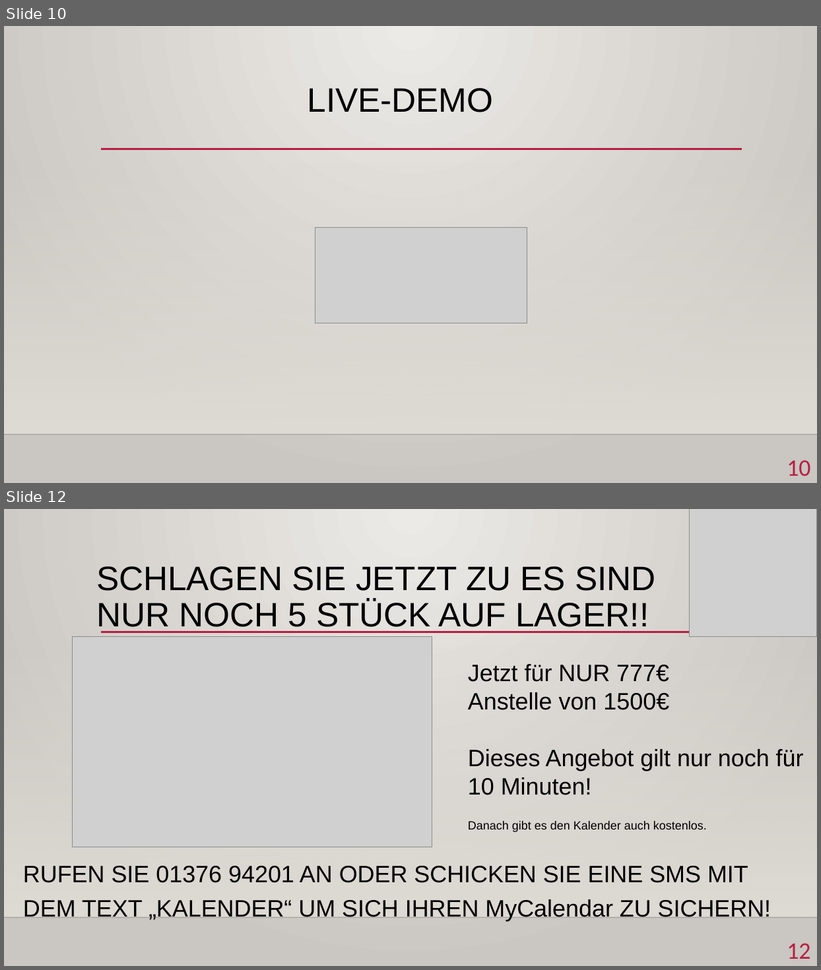
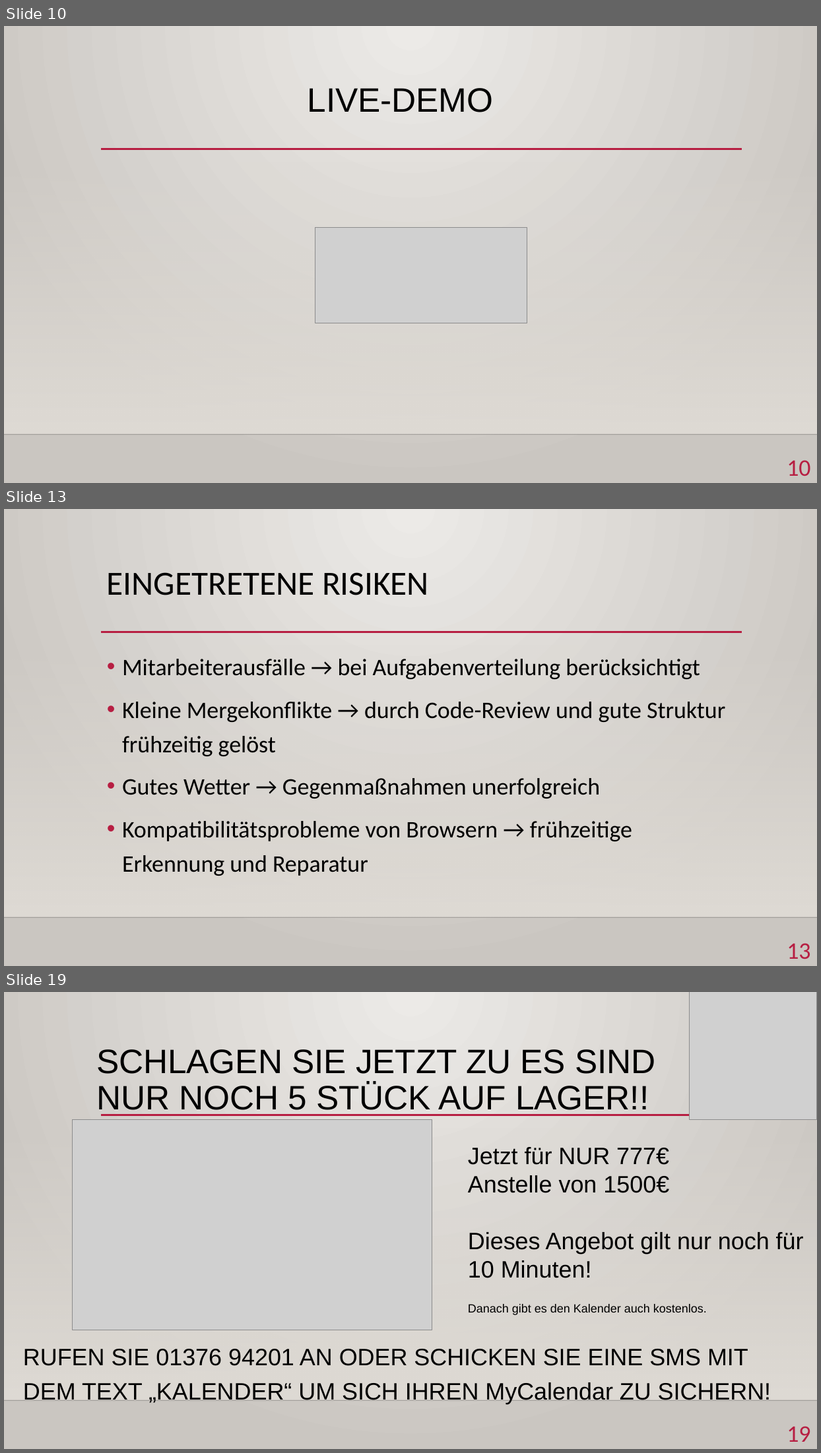
Before and after one commit to yschiebelhut/Geburtstagskalender, a slide deck: MyCalendar.pptx. Shown one above the other, each under a label of ours: slides 10 and 12 before the commit, slides 10, 13 and 19 after it; the slides between them are not shown. The pictures are 821x970 and 821x1453 pixels, drawn with LibreOffice and Linux fonts; fonts in the diff are those of the drawing; grey boxes stand for pictures; background and template pictures are left out. Boxes give left, top, right and bottom in pixels: in the first picture for what was removed or moved away, otherwise in the second. Text is boxed around its words. In the diff, an @@ line names an element or a change of style, - is before the commit and + after.

```diff
--- a/MyCalendar.pptx
+++ b/MyCalendar.pptx
@@ slide 13 added at bbox=[4, 509, 817, 966], background gradient #ECEAE7 to #CAC7C1; not listed: 3 template elements that a slide beside it also shows @@
@@ title added at bbox=[107, 572, 429, 595], 40 pt, text #000000 @@
+EINGETRETENE RISIKEN
@@ text added at bbox=[122, 659, 725, 876], 28 pt, text #000000 @@
+• Mitarbeiterausfälle → bei Aufgabenverteilung berücksichtigt
+• Kleine Mergekonflikte → durch Code-Review und gute Struktur frühzeitig gelöst
+• Gutes Wetter → Gegenmaßnahmen unerfolgreich
+• Kompatibilitätsprobleme von Browsern → frühzeitige Erkennung und Reparatur
@@ page number added at bbox=[787, 943, 811, 959], 28 pt, text #B71E42 @@
+13
@@ what was slide 12 is now slide 19 @@
@@ page number at bbox=[787, 1426, 811, 1442]: text changed @@
-12
+19
```
Also in this commit, not shown: 1 slide changed, 6 other slides added.
